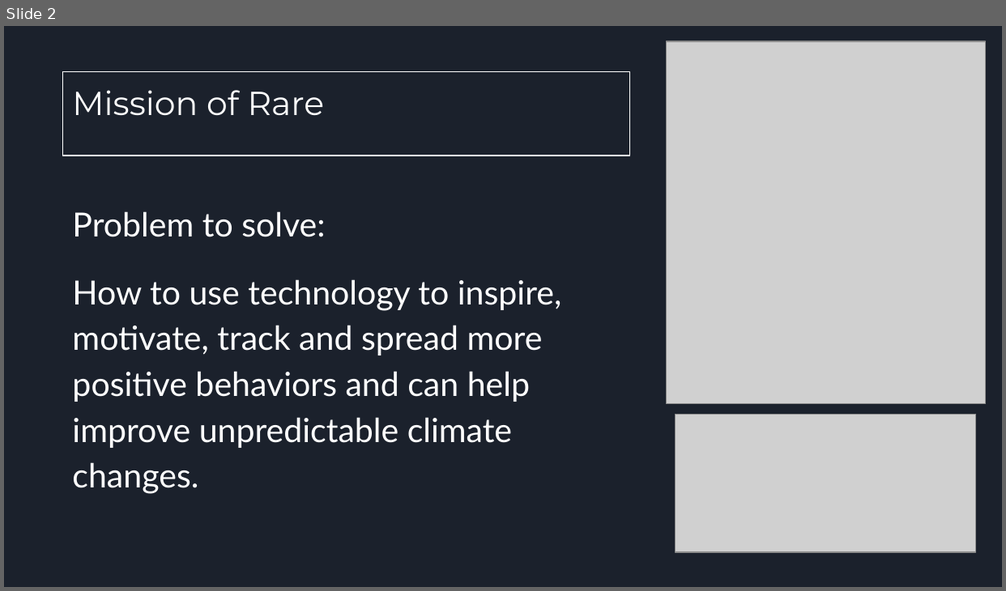
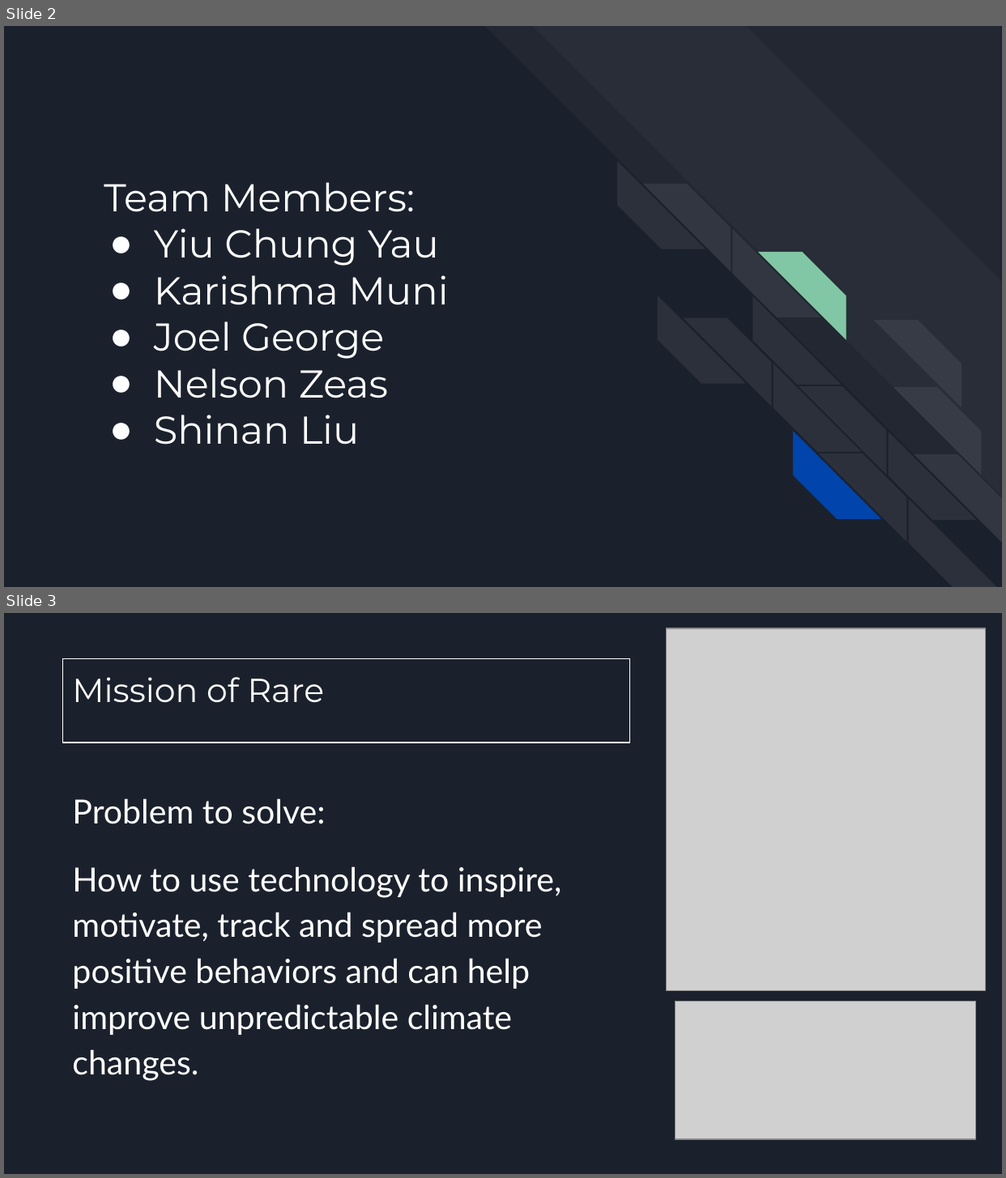
Before and after one commit to jerseycity2018/team-11, a slide deck: Team 11.pptx. Shown one above the other, each under a label of ours: slide 2 before the commit, slides 2 and 3 after it. The pictures are 1006x591 and 1006x1178 pixels, drawn with LibreOffice and Linux fonts; fonts in the diff are those of the drawing; grey boxes stand for pictures. Boxes give left, top, right and bottom in pixels: in the first picture for what was removed or moved away, otherwise in the second. Text is boxed around its words. In the diff, an @@ line names an element or a change of style, - is before the commit and + after.

```diff
--- a/Team 11.pptx
+++ b/Team 11.pptx
@@ slide 2 added at [4,26,1002,587], background #1B212C @@
@@ title added at [104,182,448,445], 28 pt, text #FFFFFF @@
+Team Members:
+● Yiu Chung Yau
+● Karishma Muni
+● Joel George
+● Nelson Zeas
+● Shinan Liu
@@ group added at [485,26,1002,587]: 18 diag stripes @@
@@ what was slide 2 is now slide 3 @@
```
Also in this commit, not shown: 2 slides changed, 1 other slide added.
